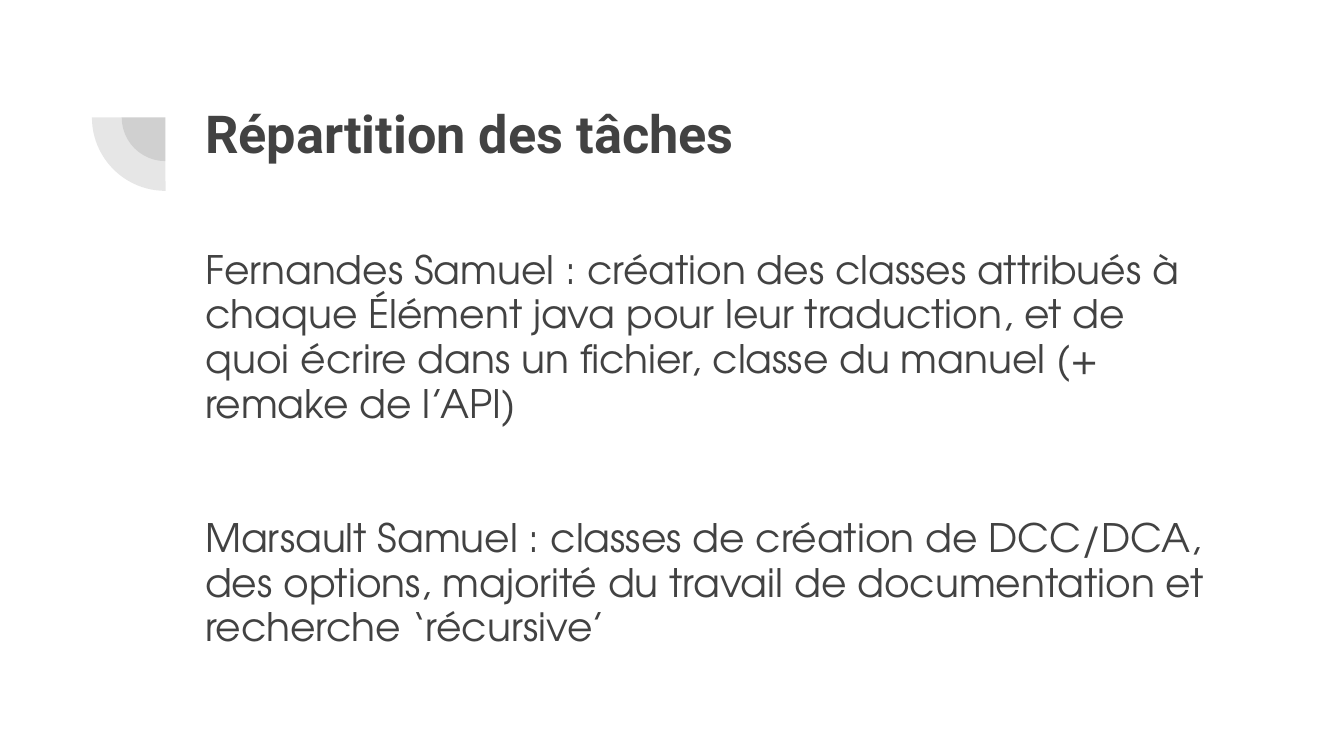
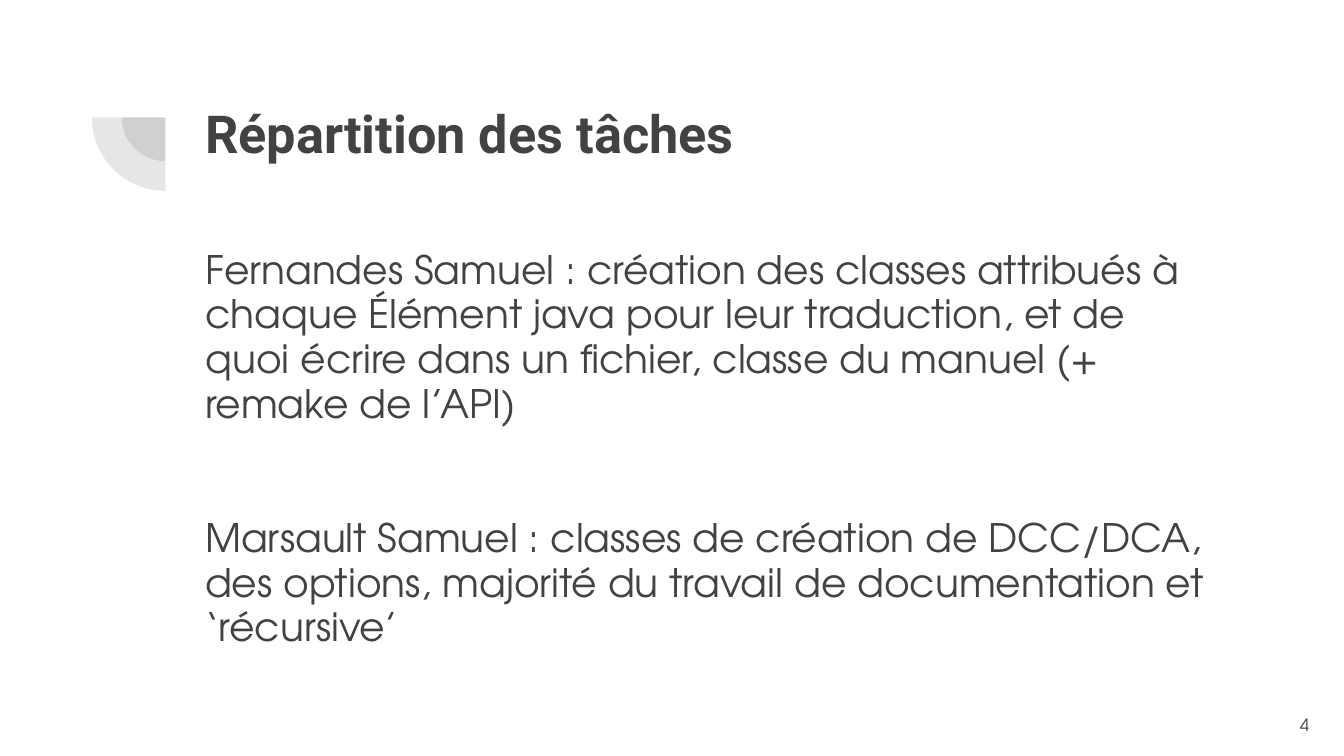
Before and after one commit to GlazKrovi/JavaToPlantUML, a slide deck: slide 4 of deliverable/P21_P22 Diapo soutenance.pptx. Drawn at 1344x756 pixels with LibreOffice and Linux fonts; fonts in the diff are those of the drawing. Boxes give left, top, right and bottom in pixels: in the first picture for what was removed or moved away, otherwise in the second. Text is boxed around its words. In the diff, an @@ line names an element or a change of style, - is before the commit and + after.

```diff
--- a/deliverable/P21_P22 Diapo soutenance.pptx
+++ b/deliverable/P21_P22 Diapo soutenance.pptx
@@ text at box(205, 522, 1204, 642): text changed @@
-Marsault Samuel : classes de création de DCC/DCA, des options, majorité du travail de documentation et recherche ‘récursive’
+Marsault Samuel : classes de création de DCC/DCA, des options, majorité du travail de documentation et ‘récursive’
@@ page number added at box(1300, 718, 1309, 731), 9 pt, text #424242 @@
+4
```
Also in this commit, not shown: 25 other slides changed, 6 slides added.
